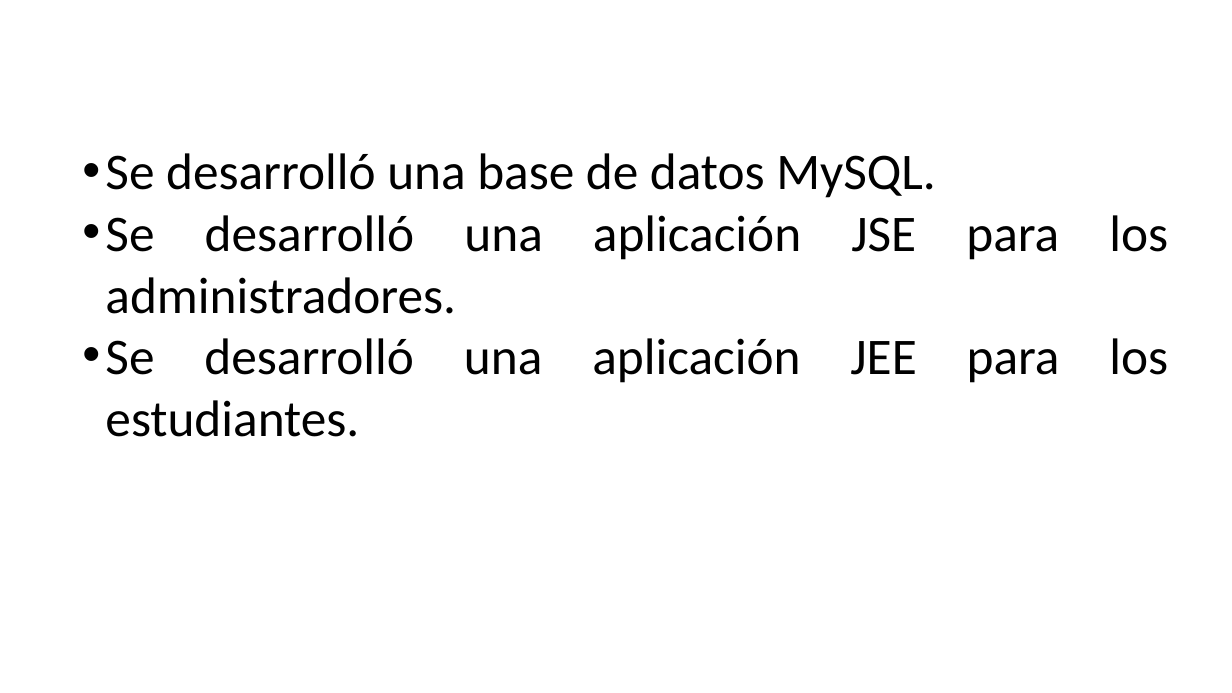
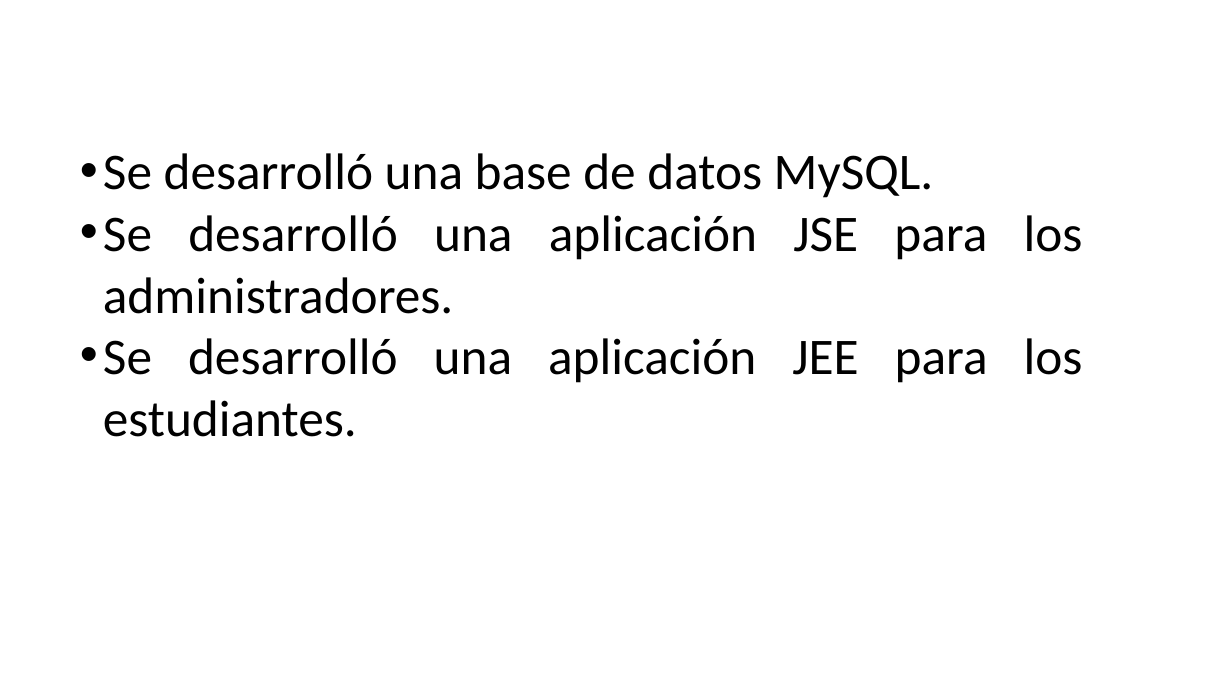
Before and after one commit to BrayanNovoa/uniminuto, a slide deck: slide 26 of expo/expo.pptx. Drawn at 1232x693 pixels with LibreOffice and Linux fonts; fonts in the diff are those of the drawing; background and template pictures are left out. Boxes give left, top, right and bottom in pixels: in the first picture for what was removed or moved away, otherwise in the second. Text is boxed around its words. In the diff, an @@ line names an element or a change of style, - is before the commit and + after.

```diff
--- a/expo/expo.pptx
+++ b/expo/expo.pptx
@@ text "Se desarrolló una base de ..." rewrapped from <box>105,153,1168,437</box> to <box>103,153,1083,437</box> @@
```
Also in this commit, not shown: 7 other slides changed, 5 other files.
